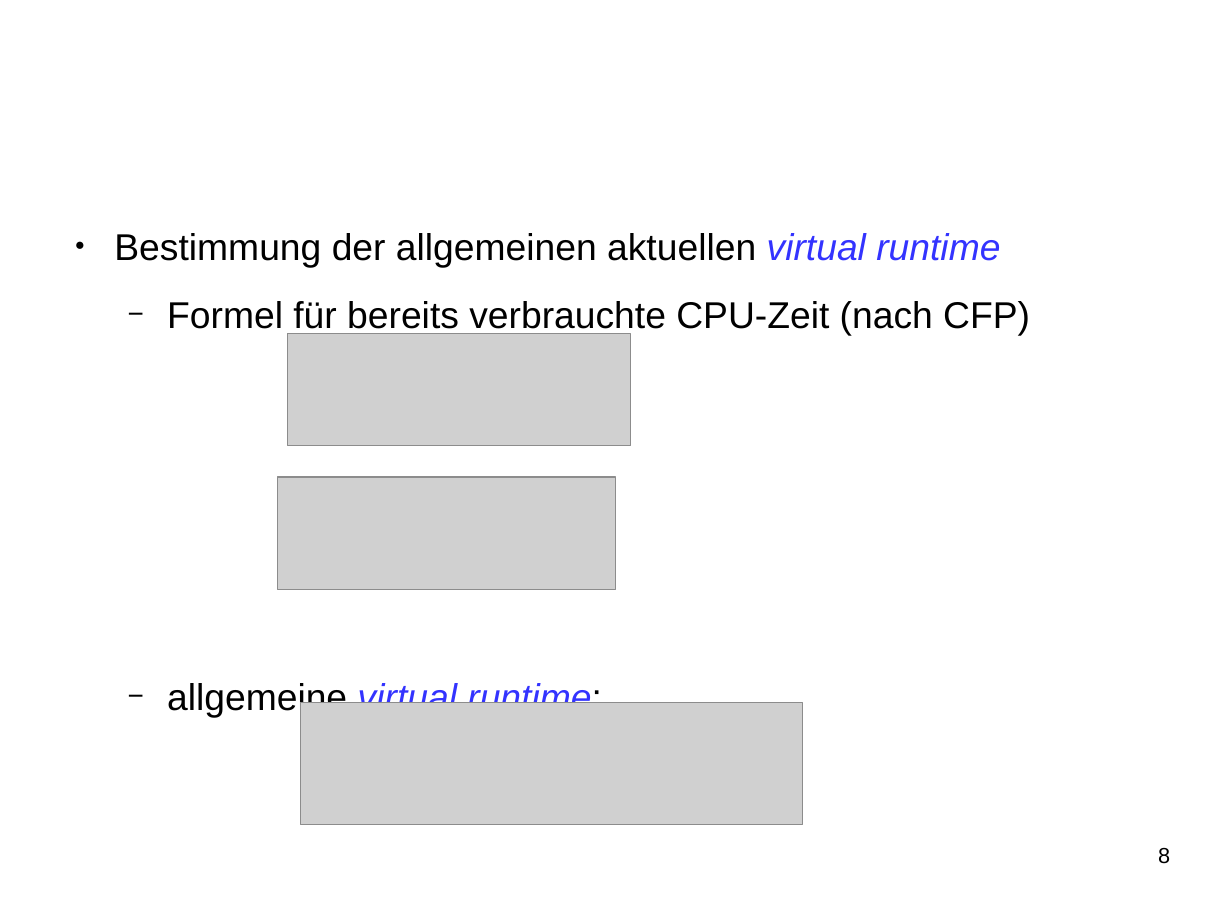
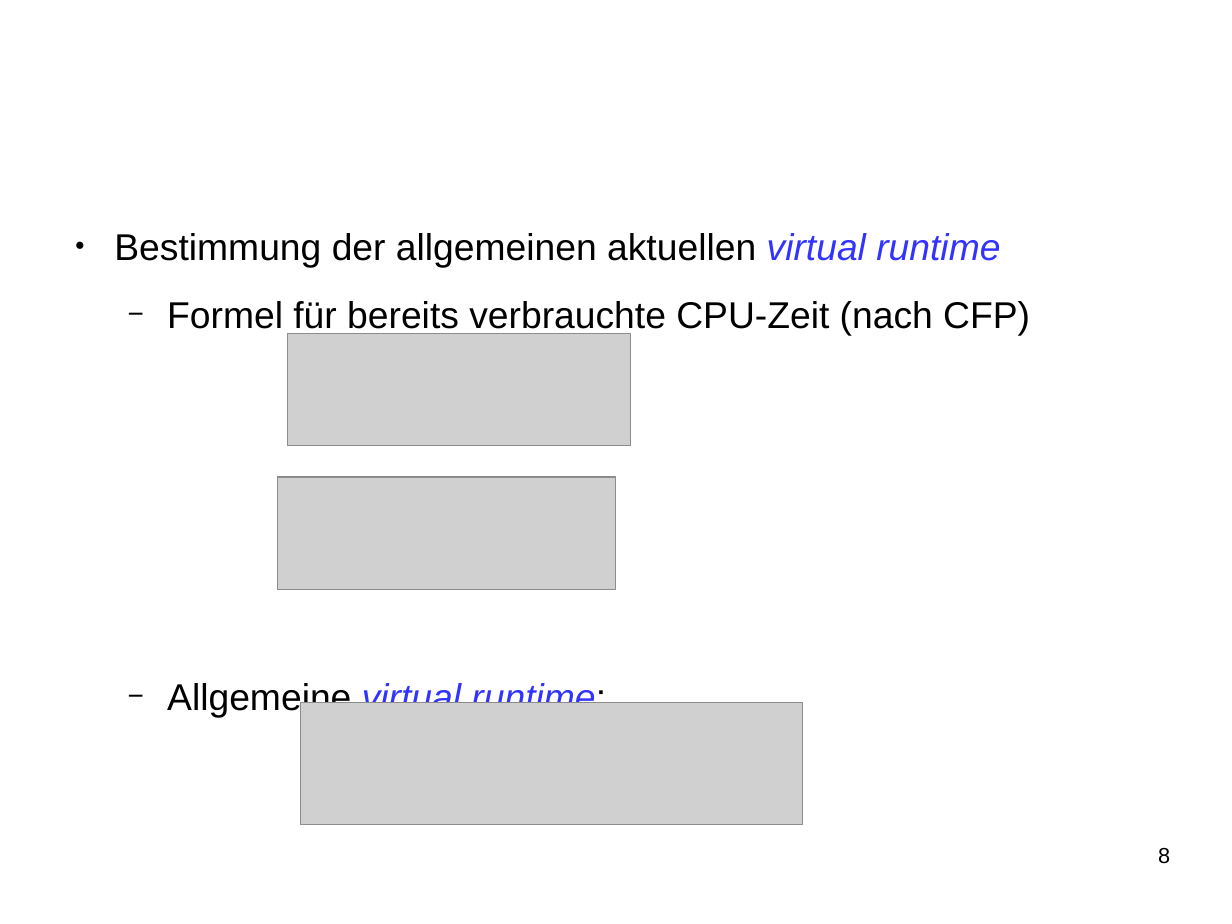
Before and after one commit to SeminararbeitCFS/main, a slide deck: slide 8 of vortrag/vortrag_CFS.odp. Drawn at 1232x924 pixels with LibreOffice and Linux fonts; fonts in the diff are those of the drawing; grey boxes stand for pictures; background and template pictures are left out. Boxes give left, top, right and bottom in pixels: in the first picture for what was removed or moved away, otherwise in the second. Text is boxed around its words. In the diff, an @@ line names an element or a change of style, - is before the commit and + after.

```diff
--- a/vortrag/vortrag_CFS.odp
+++ b/vortrag/vortrag_CFS.odp
@@ text at (167, 681, 606, 718): text changed @@
-  − allgemeine virtual runtime:
+  − Allgemeine virtual runtime:
```
Also in this commit, not shown: 5 other slides changed.
